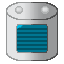
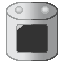
Two versions of the same layered image (64px x 64px). Layer-by-layer changes:
renamed "Farbbalance 1" to "Rechteck 1", painted on it over [17, 25, 47, 52]
